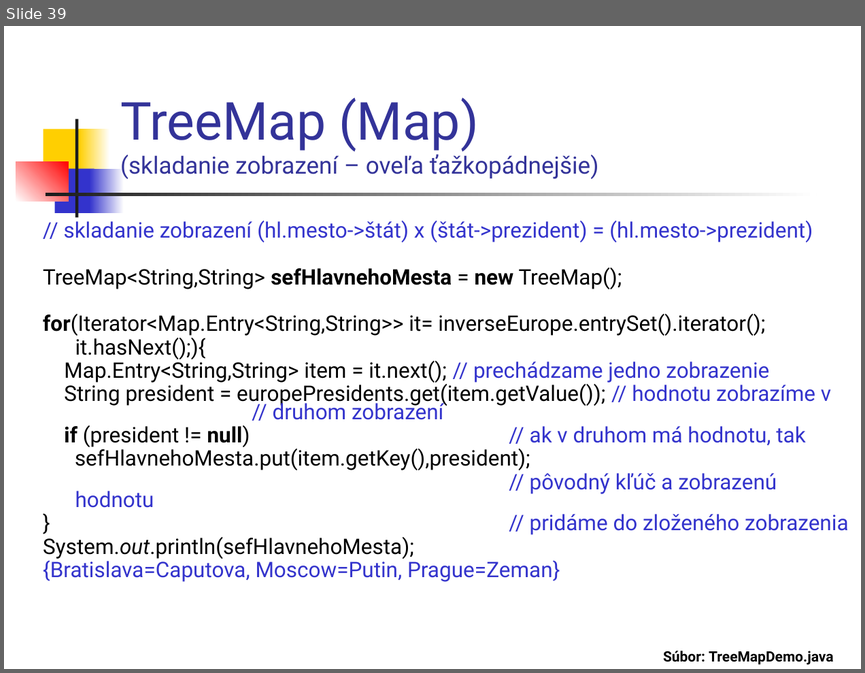
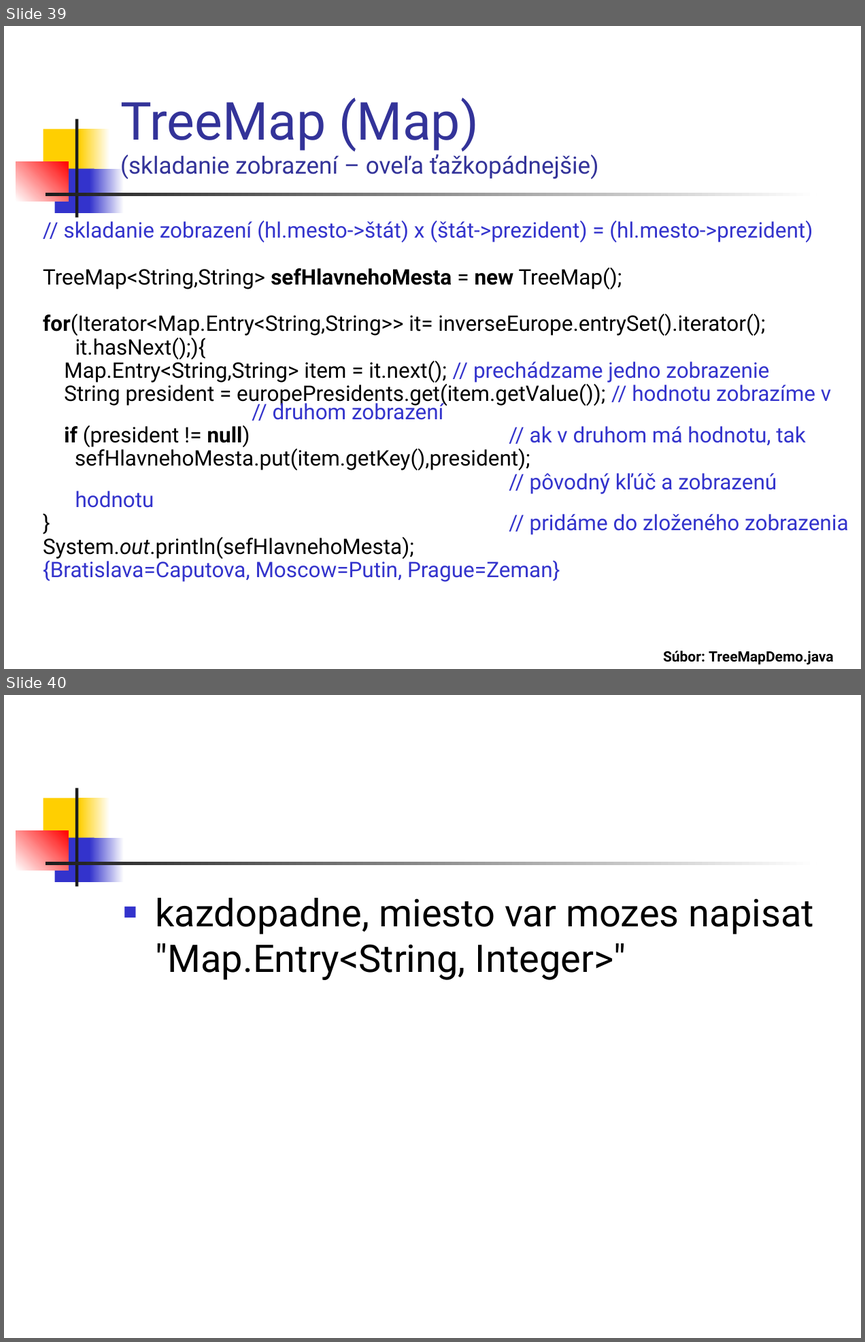
Before and after one commit to Programovanie4/Prednasky, a slide deck: 06/06_java.ppt. Shown one above the other, each under a label of ours: slide 39 before the commit, slides 39 and 40 after it. The pictures are 865x673 and 865x1342 pixels, drawn with LibreOffice and Linux fonts; fonts in the diff are those of the drawing. Boxes give left, top, right and bottom in pixels: in the first picture for what was removed or moved away, otherwise in the second. Text is boxed around its words. In the diff, an @@ line names an element or a change of style, - is before the commit and + after.

```diff
--- a/06/06_java.ppt
+++ b/06/06_java.ppt
@@ slide 40 added at box(4, 695, 861, 1338), background #FFFFFF; not listed: 7 template elements that a slide beside it also shows @@
@@ text added at box(156, 898, 814, 980), 32 pt, text #000000 @@
+■ kazdopadne, miesto var mozes napisat "Map.Entry<String, Integer>"
```
Also in this commit, not shown: 3 slides changed, 4 other files.
